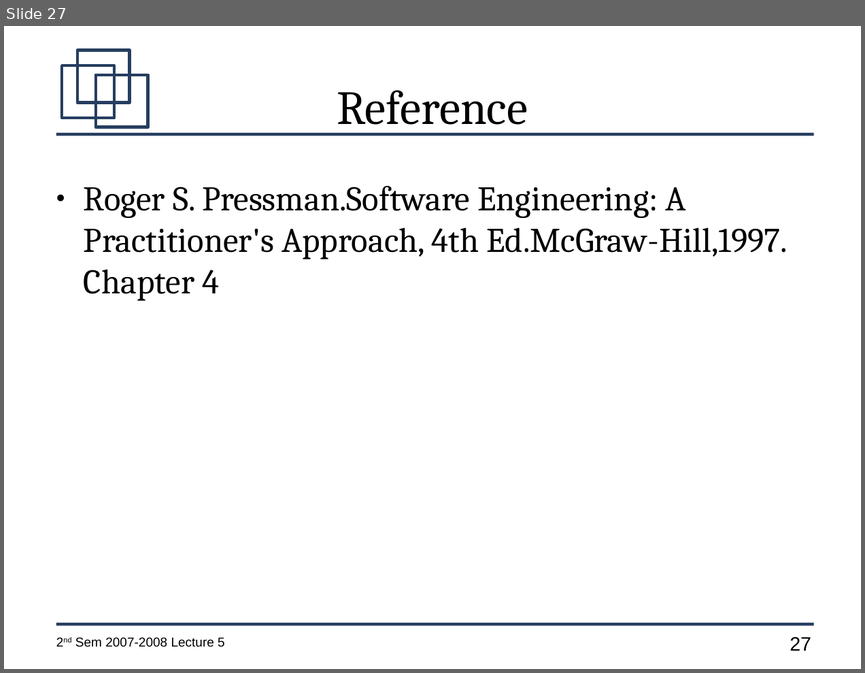
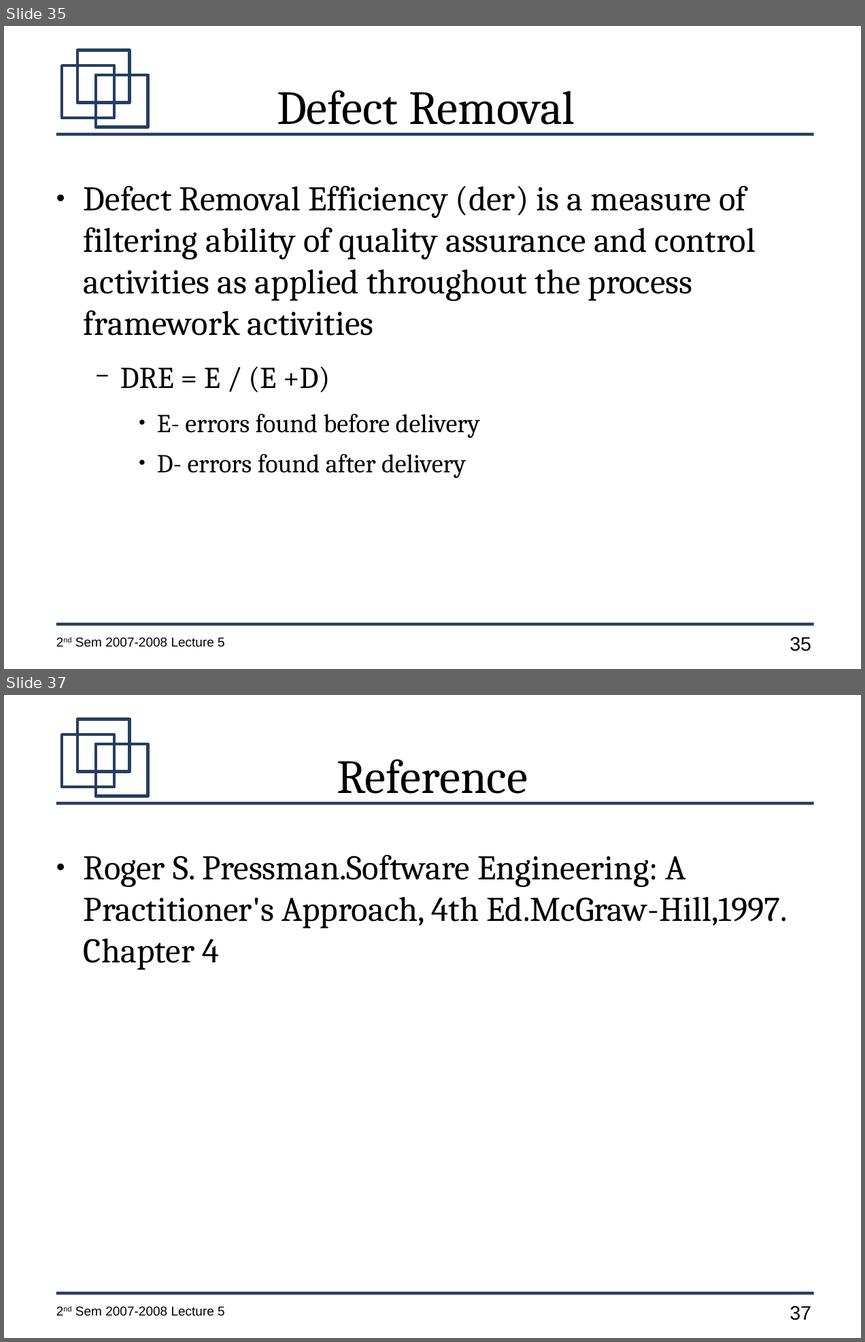
Before and after one commit to jachermocilla/jach-homepage, a slide deck: CMSC128-2nd-Sem-2007-L5.odp. Shown one above the other, each under a label of ours: slide 27 before the commit, slides 35 and 37 after it; the slides between them are not shown. The pictures are 865x673 and 865x1342 pixels, drawn with LibreOffice and Linux fonts; fonts in the diff are those of the drawing. Boxes give left, top, right and bottom in pixels: in the first picture for what was removed or moved away, otherwise in the second. Text is boxed around its words. In the diff, an @@ line names an element or a change of style, - is before the commit and + after.

```diff
--- a/CMSC128-2nd-Sem-2007-L5.odp
+++ b/CMSC128-2nd-Sem-2007-L5.odp
@@ slide 35 added at (4,26,861,669), background #FFFFFF; not listed: 7 template elements that a slide beside it also shows @@
@@ title added at (277,90,575,134), 44 pt, text #000000 @@
+Defect Removal
@@ text added at (84,186,755,478), 32 pt, text #000000 @@
+● Defect Removal Efficiency (der) is a measure of filtering ability of quality assurance and control activities as applied throughout the process framework activities
+  − DRE = E / (E +D)
+    ● E- errors found before delivery
+    ● D- errors found after delivery
@@ what was slide 27 is now slide 37 @@
@@ page number at (789,1306,811,1320): text changed @@
-27
+37
```
Also in this commit, not shown: 3 slides changed, 10 other slides added, 1 slide removed.
